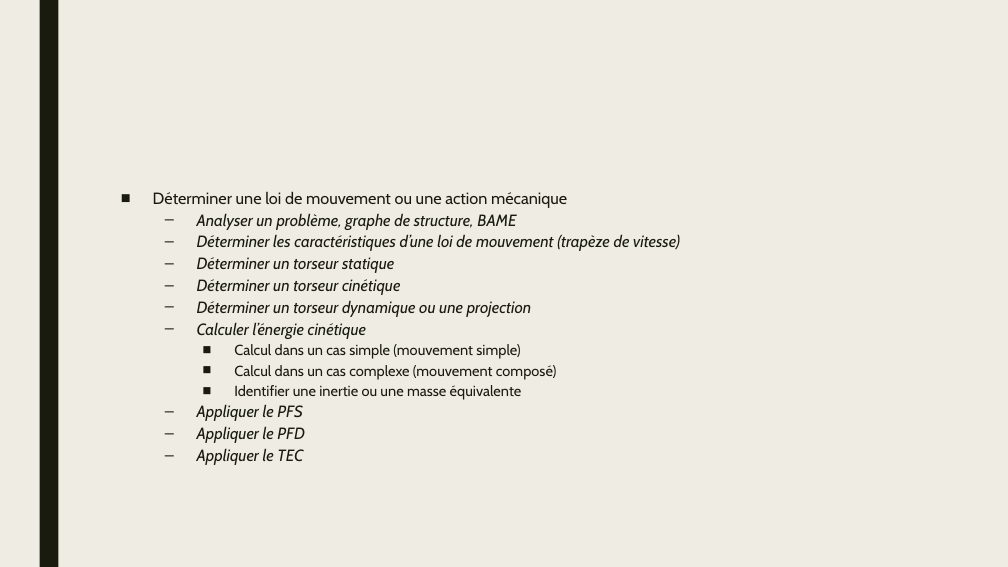
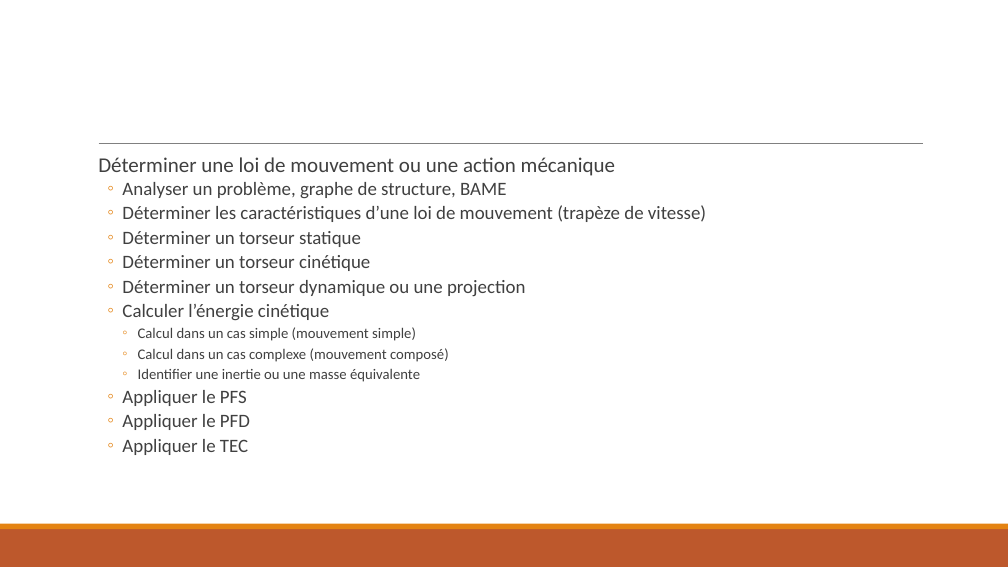
Before and after one commit to xpessoles/EvaluationCompetences, a slide deck: slide 5 of EvaluationParCompetences.pptx. Drawn at 1008x567 pixels with LibreOffice and Linux fonts; fonts in the diff are those of the drawing. Boxes give left, top, right and bottom in pixels: in the first picture for what was removed or moved away, otherwise in the second. Text is boxed around its words. In the diff, an @@ line names an element or a change of style, - is before the commit and + after.

```diff
--- a/EvaluationParCompetences.pptx
+++ b/EvaluationParCompetences.pptx
@@ background #EFEDE3 to #FFFFFF @@
@@ rectangle removed at box(39, 0, 58, 567) @@
@@ line added from (99, 144) to (923, 144), #808080 0.5 pt @@
@@ text "Déterminer une loi de mouvement ...": place and size @@
-text "Déterminer une loi de mouvement ..." at box(153, 191, 680, 465)
+text "Déterminer une loi de mouvement ..." at box(98, 157, 706, 455)
@@ text "Déterminer une loi de mouvement ..." at box(98, 157, 706, 455): size 15.5 to 20 pt in "Déterminer une loi de mouvement ou une ..."; font Cabin to Calibri, text colour #191B0E to #404040; size 15.5 to 18 pt, italic off in "Analyser un problème, graphe de structure, BAME", "Déterminer les caractéristiques d’une loi de mouvement ...", "Déterminer un torseur statique", "Déterminer un torseur cinétique" and 5 more places; size 13.9 to 14 pt in "Calcul dans un cas simple (mouvement simple)", "Calcul dans un cas complexe (mouvement composé)", "Identifier une inertie ou une masse équivalente"; bullet ■ to  ; line spacing 0.74 to 0.8; more space between paragraphs; bullet – to ◦; less space between paragraphs; bullet ■ to ◦ @@
@@ rectangle added at box(0, 529, 1008, 567), fill #BD582C @@
@@ rectangle added at box(0, 524, 1008, 529), fill #E48312 @@
```
Also in this commit, not shown: 18 other slides changed, 7 other files.
